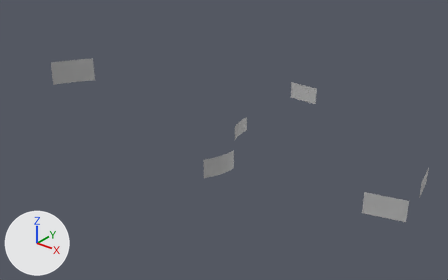
One commit to the FBX model MWC_23/SM_Kit_Videos/SM_Kit_Videos.fbx: the scene before it, then after it.
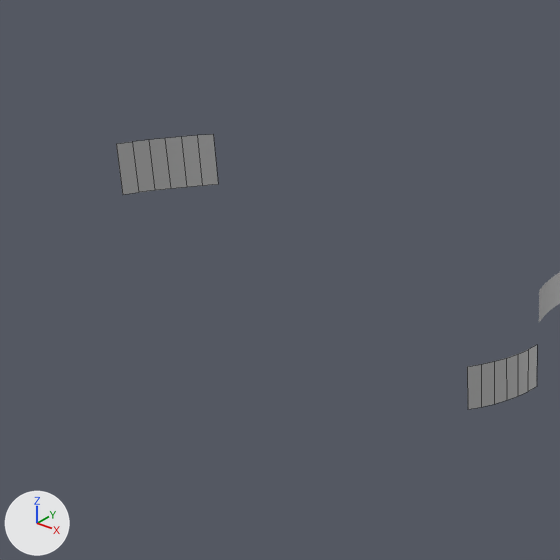
Each version appears first whole from a 50 mm lens placed at (25.1, -14.05, 12.29), pointed at (10.12, 4.66, 0.69), and next in a close-up on the part from 0% to 54% of the width and 0% to 87% of the height. Lighting does not change. The marker at lower left points along +X, +Y and +Z. The close-ups show mesh edges as thin lines. Where no turn or scale is listed for an object, it has been applied to the vertices.

Script lines for the objects in view, before the commit:
```python
me_mesh_002 = bpy.data.meshes.new('Mesh.002')
me_mesh_002.from_pydata(...)  # 14 vertices, 6 faces; spans x -0.302..0.095, y -0.631..0.693, z -0.395..0.395
me_mesh_002.materials.append(mat_lambert10)  # grey #bcbcbc
me_mesh_005 = bpy.data.meshes.new('Mesh.005')
me_mesh_005.from_pydata(...)  # 14 vertices, 6 faces; spans x -0.53..0.53, y -0.81..0.81, z -0.54..0.54
me_mesh_005.materials.append(mat_lambert10)  # grey #bcbcbc
ob_tv_hogar_screen = bpy.data.objects.new('TV_Hogar_Screen', me_mesh_002)
ob_tv_hogar_screen.location = (12.07, 2.03, 1.22)
ob_tv_naas_screen = bpy.data.objects.new('TV_NaaS_Screen', me_mesh_005)
ob_tv_naas_screen.location = (2.31, 3.12, 2.47)
```
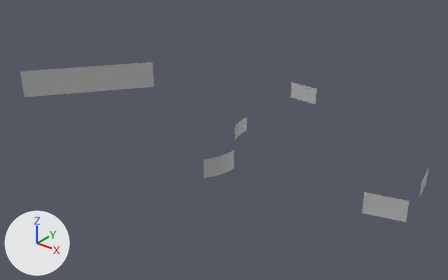
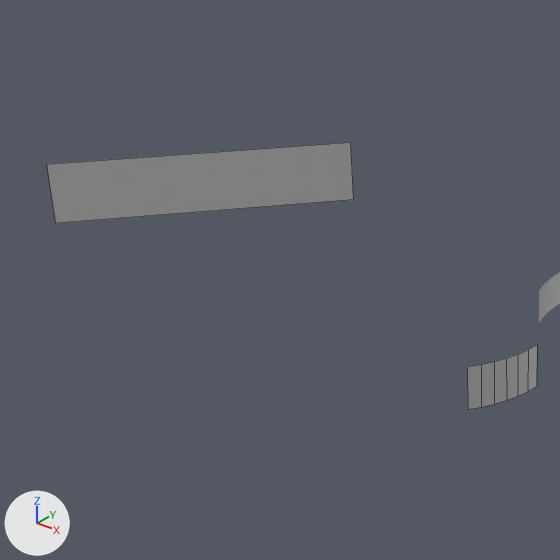
Where the change shows, as pixel boxes [x1, y1, x2, y2] in the close-ups (560 x 560 px):
'TV_OpenGateway', added
    after: [47, 142, 354, 223]
'TV_NaaS_Screen', deleted
    before: [116, 134, 218, 195]

Diff of the bpy script that builds the scene:
```diff
--- a/MWC_23/SM_Kit_Videos/SM_Kit_Videos.fbx.py
+++ b/MWC_23/SM_Kit_Videos/SM_Kit_Videos.fbx.py
@@ mat_lambert11 @@
+mat_lambert11 = principled_material('lambert11')
+mat_lambert11.base_color = (0.5, 0.5, 0.5)  # grey #bcbcbc
@@ me_mesh_005_1 @@
+me_mesh_005_1.from_pydata([(1.87, 2.35, -0.63), (-1.87, -2.35, -0.63), (-1.87, -2.35, 0.63), (1.87, 2.35, 0.63)], [], [(2, 1, 0, 3)])
+me_mesh_005_1.materials.append(mat_lambert11)  # grey #bcbcbc
@@ ob_tv_naas_screen @@
-ob_tv_naas_screen = bpy.data.objects.new('TV_NaaS_Screen', me_mesh_005)
-ob_tv_naas_screen.location = (2.31, 3.12, 2.47)
@@ ob_tv_opengateway @@
+ob_tv_opengateway = bpy.data.objects.new('TV_OpenGateway', me_mesh_005_1)
+ob_tv_opengateway.location = (3.11, 3.37, 2.19)
```
